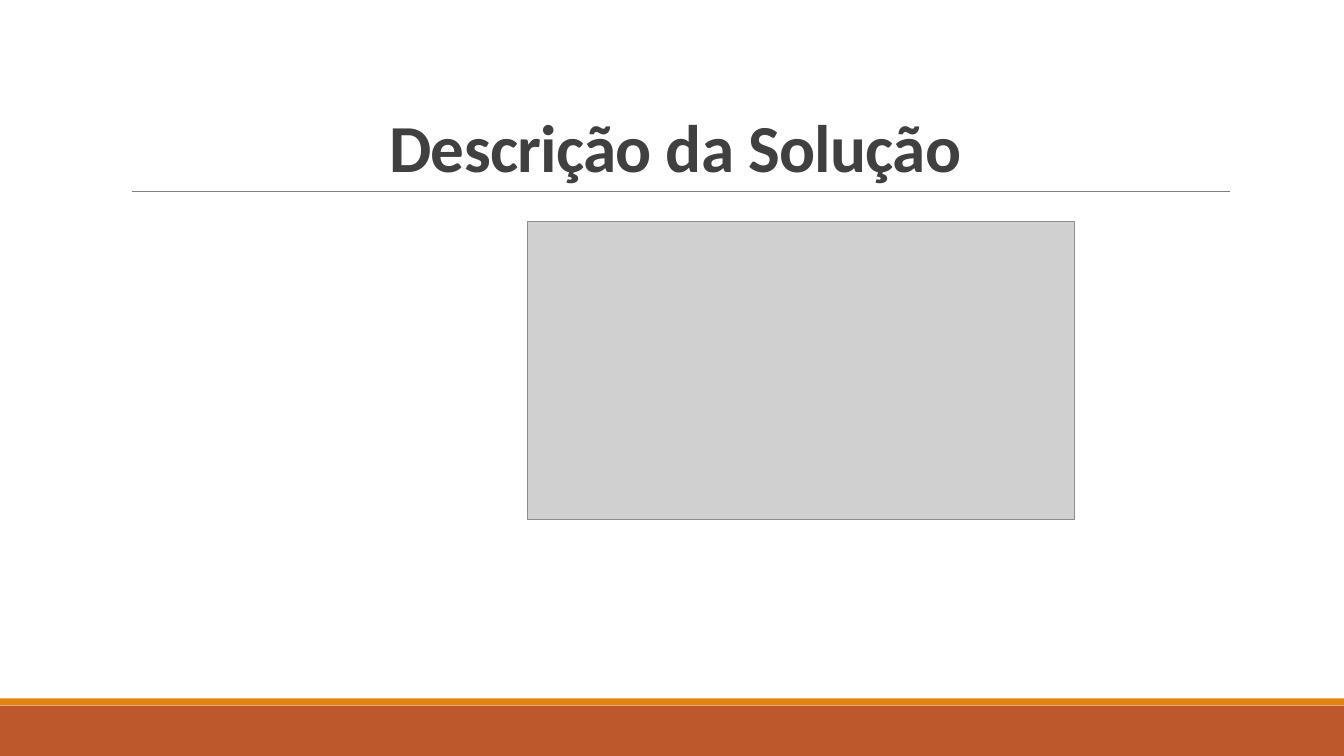
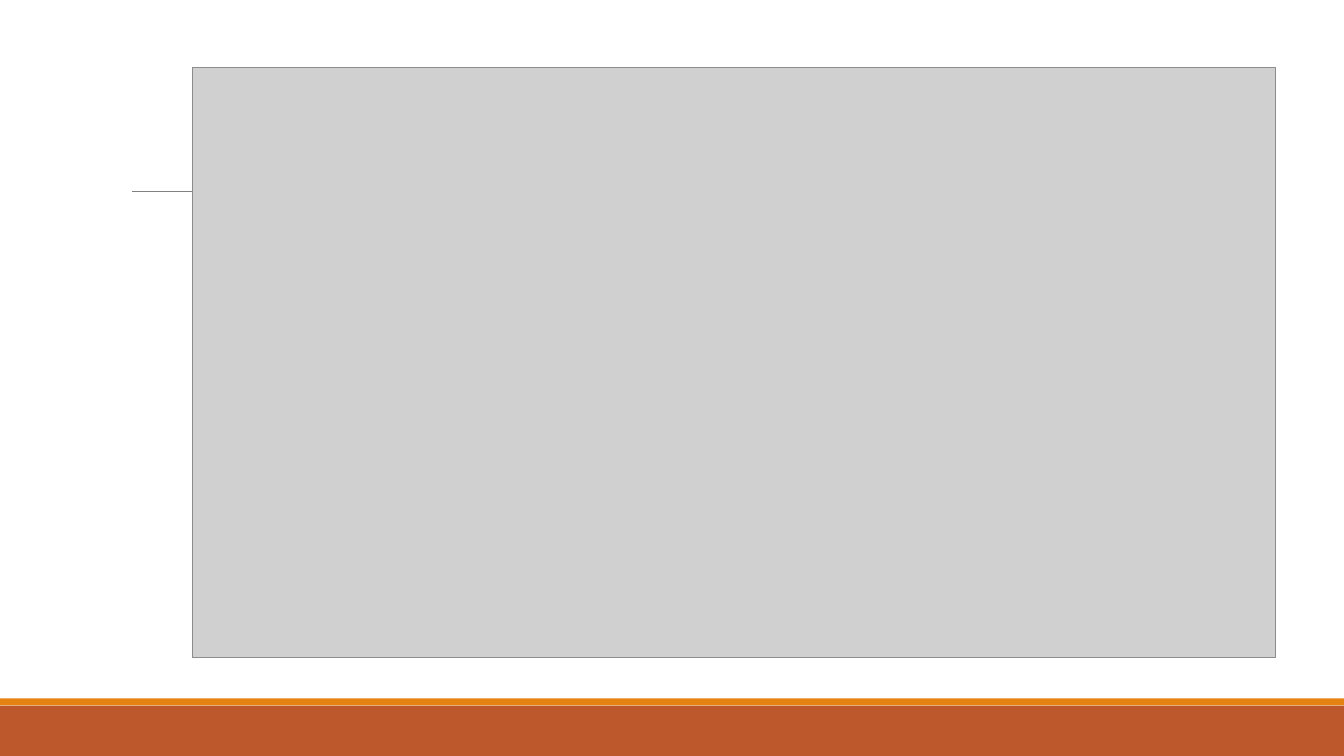
Before and after one commit to Miggs7/DA-Proj-22, a slide deck: slide 7 of Presentation/Logística Urbana para Entrega de Mercadorias.pptx (slide 6 before the commit). Drawn at 1344x756 pixels with LibreOffice and Linux fonts; fonts in the diff are those of the drawing; grey boxes stand for pictures. Boxes give left, top, right and bottom in pixels: in the first picture for what was removed or moved away, otherwise in the second. Text is boxed around its words. In the diff, an @@ line names an element or a change of style, - is before the commit and + after.

```diff
--- a/Presentation/Logística Urbana para Entrega de Mercadorias.pptx
+++ b/Presentation/Logística Urbana para Entrega de Mercadorias.pptx
@@ picture: place and size @@
-picture at [527, 221, 1075, 519]
+picture at [193, 68, 1275, 657]
@@ title removed at [389, 125, 961, 184] @@
-Descrição da Solução
```
Also in this commit, not shown: 5 other slides changed, 2 slides added, 3 slides removed, 3 other files.
